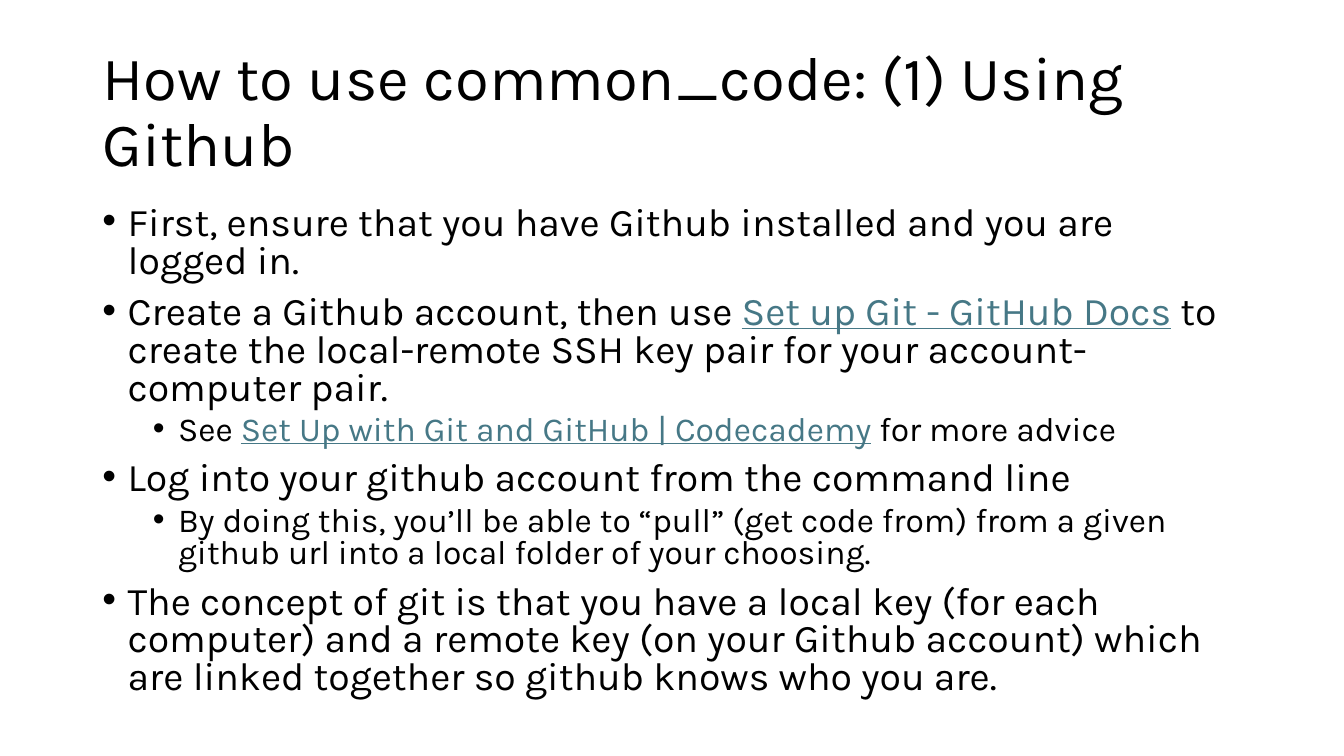
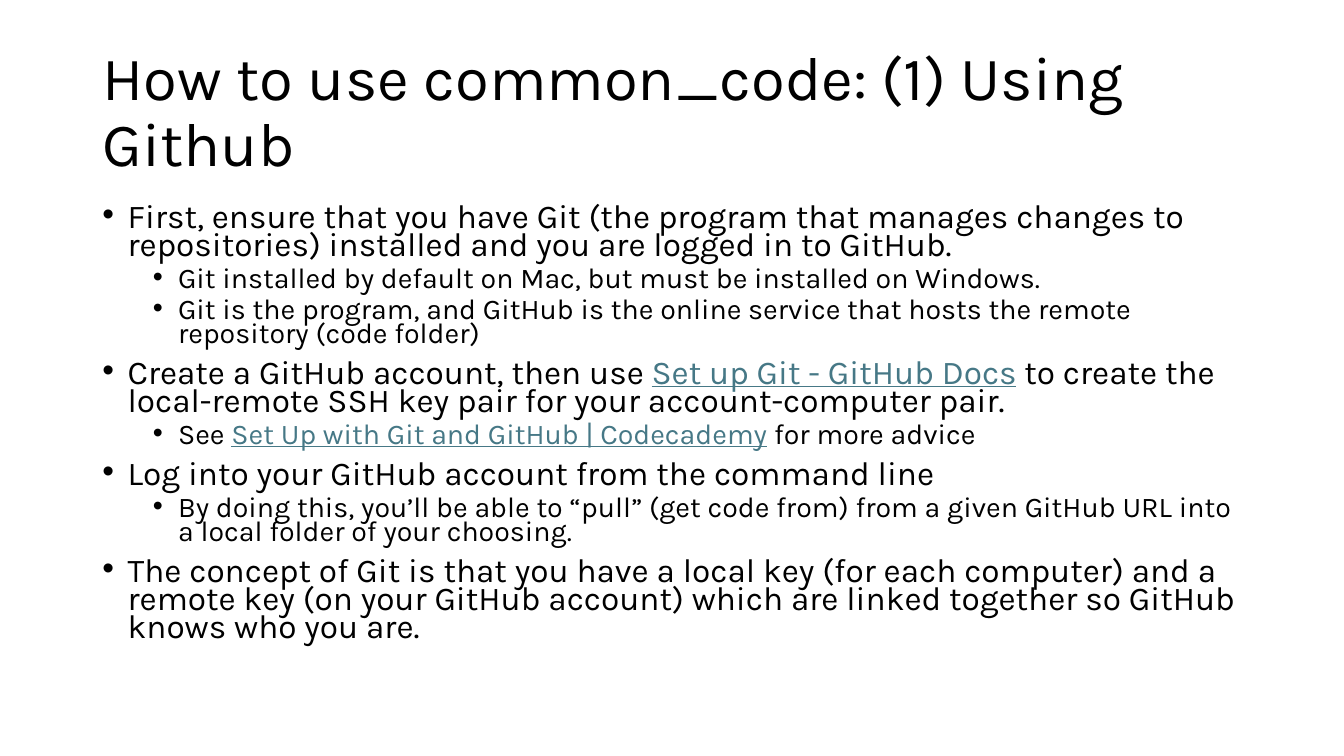
Before and after one commit to jmaniscool/common_code, a slide deck: slide 4 of start_guide.pptx (slide 3 before the commit). Drawn at 1344x756 pixels with LibreOffice and Linux fonts; fonts in the diff are those of the drawing. Boxes give left, top, right and bottom in pixels: in the first picture for what was removed or moved away, otherwise in the second. Text is boxed around its words. In the diff, an @@ line names an element or a change of style, - is before the commit and + after.

```diff
--- a/start_guide.pptx
+++ b/start_guide.pptx
@@ text at (x1=128, y1=204, x2=1215, y2=420): text changed; size 28 to 23.8 pt @@
-• First, ensure that you have Github installed and you are logged in.
-• Create a Github account, then use Set up Git - GitHub Docs to create the local-remote SSH key pair for your account-computer pair.
+• First, ensure that you have Git (the program that manages changes to repositories) installed and you are logged in to GitHub.
+  • Git installed by default on Mac, but must be installed on Windows.
+  • Git is the program, and GitHub is the online service that hosts the remote repository (code folder)
+• Create a GitHub account, then use Set up Git - GitHub Docs to create the local-remote SSH key pair for your account-computer pair.
@@ text at (x1=178, y1=418, x2=976, y2=451): size 24 to 20.4 pt in "See Set Up with Git and GitHub ..."; line spacing 0.8 to 0.7 @@
@@ text at (x1=128, y1=462, x2=1235, y2=646): text changed; size 28 to 23.8 pt @@
-• Log into your github account from the command line
-  • By doing this, you’ll be able to “pull” (get code from) from a given github url into a local folder of your choosing.
-• The concept of git is that you have a local key (for each computer) and a remote key (on your Github account) which are linked together so github knows who you are.
+• Log into your GitHub account from the command line
+  • By doing this, you’ll be able to “pull” (get code from) from a given GitHub URL into a local folder of your choosing.
+• The concept of Git is that you have a local key (for each computer) and a remote key (on your GitHub account) which are linked together so GitHub knows who you are.
```
Also in this commit, not shown: 3 other slides changed, 8 slides added.
